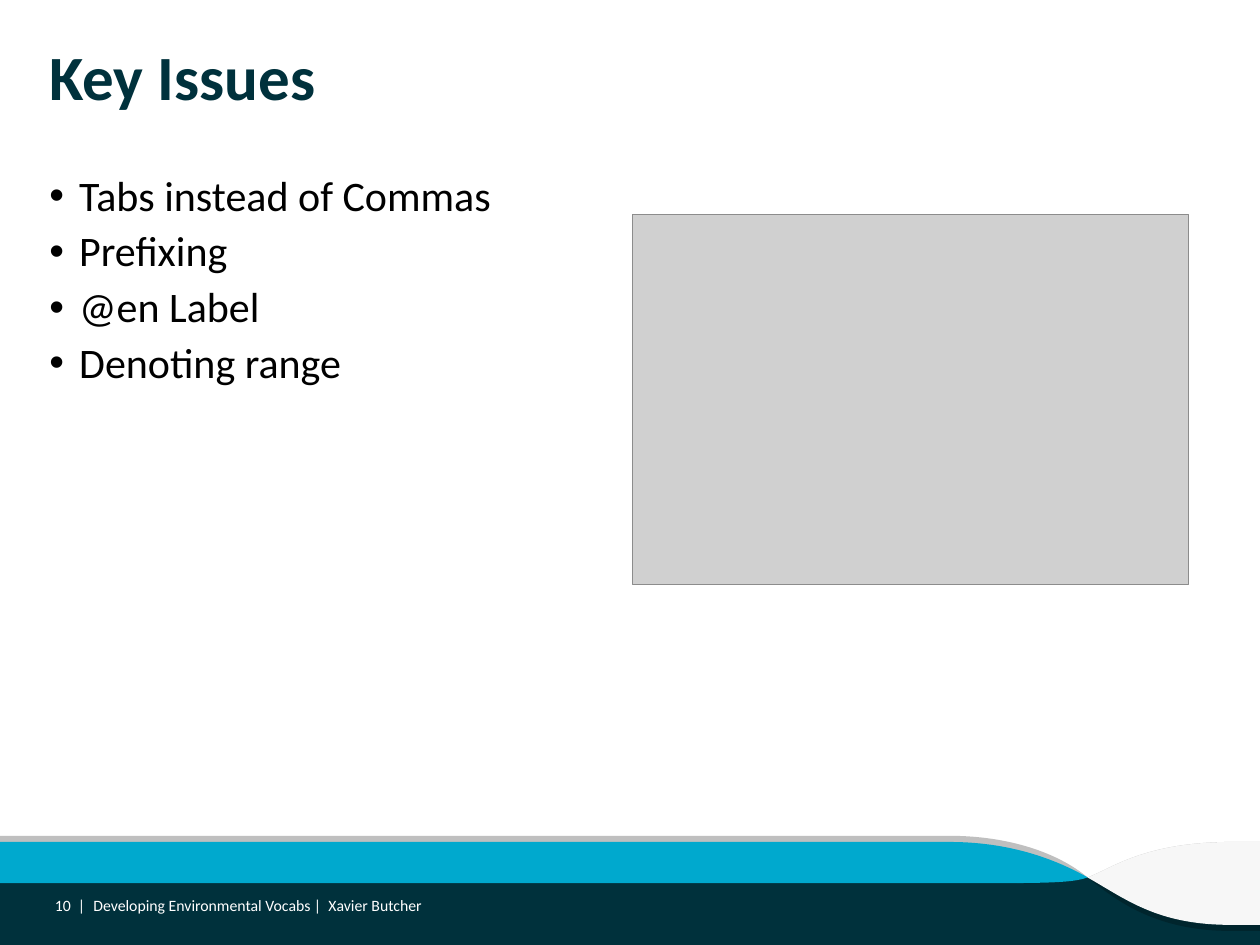
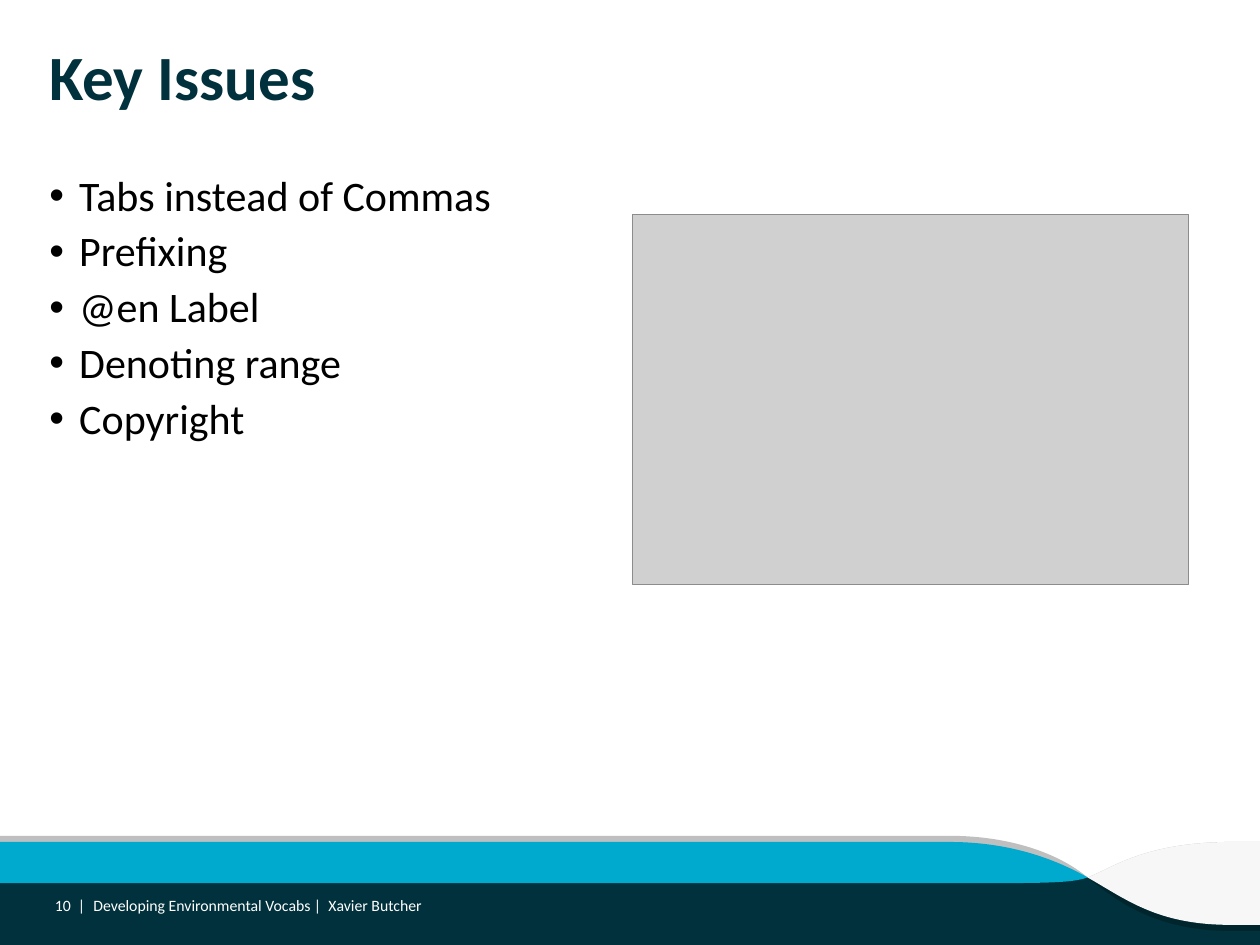
Before and after one commit to ANZSoilData/def-au-asls-substrate, a slide deck: slide 10 of Reports/Developing Environmental Vocabs.pptx. Drawn at 1260x945 pixels with LibreOffice and Linux fonts; fonts in the diff are those of the drawing; grey boxes stand for pictures; background and template pictures are left out. Boxes give left, top, right and bottom in pixels: in the first picture for what was removed or moved away, otherwise in the second. Text is boxed around its words. In the diff, an @@ line names an element or a change of style, - is before the commit and + after.

```diff
--- a/Reports/Developing Environmental Vocabs.pptx
+++ b/Reports/Developing Environmental Vocabs.pptx
@@ text at bbox=[79, 404, 244, 442]: paragraph added @@
+• Copyright
```
Also in this commit, not shown: 5 other files.
